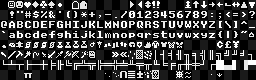
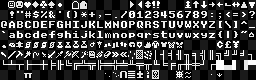
The second 256x80 image is a revision of the first. Changes to its layers:
painted on "Background" over [96, 51, 152, 75]
